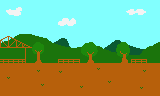
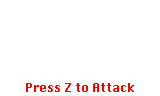
The second 160px x 96px image is a revision of the first. Changes to its layers:
added layer "Press Z to Attack" above "Layer #1" over <box>26,83,134,92</box>
hid "S3 - Background" over <box>0,0,160,96</box>
